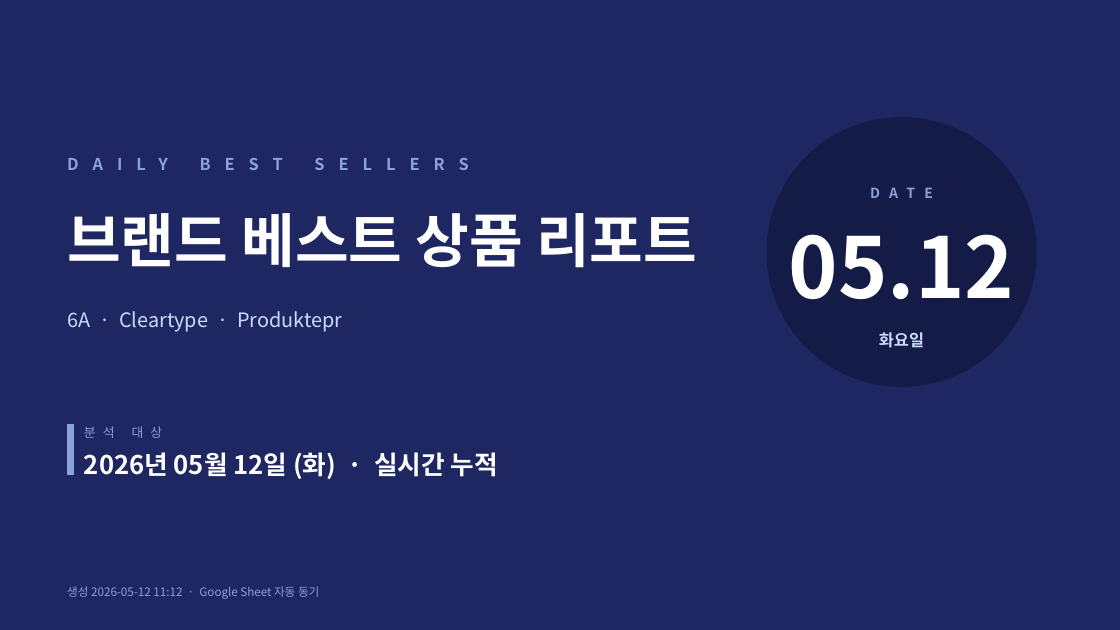
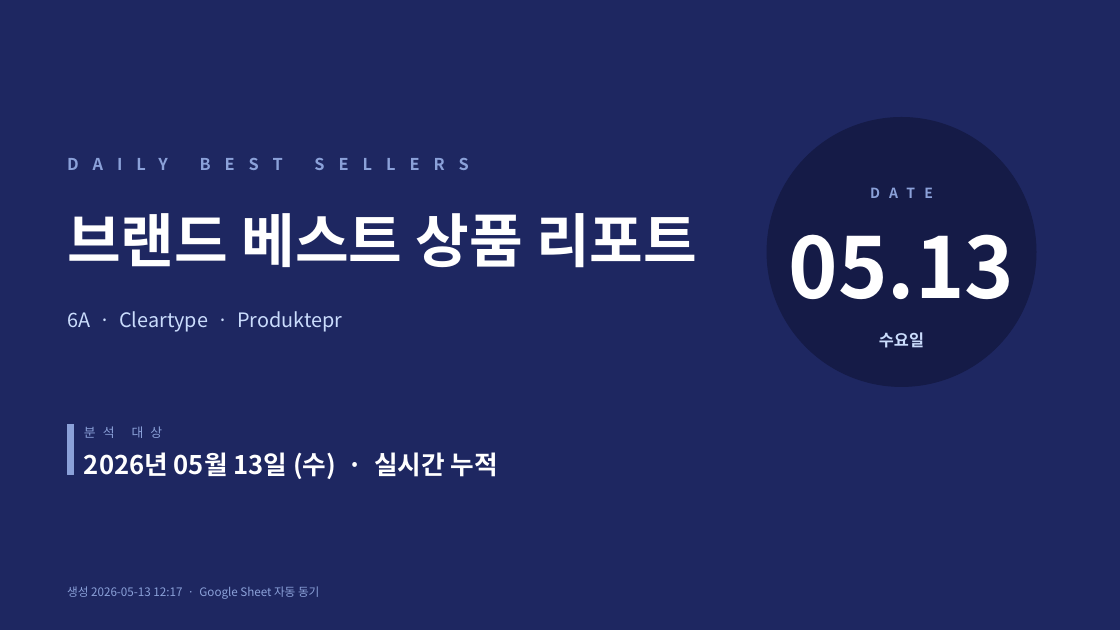
Before and after one commit to j65209/Brightbeed, a slide deck: slide 1 of data/sales-report.pptx. Drawn at 1120x630 pixels with LibreOffice and Linux fonts; fonts in the diff are those of the drawing. Boxes give left, top, right and bottom in pixels: in the first picture for what was removed or moved away, otherwise in the second. Text is boxed around its words. In the diff, an @@ line names an element or a change of style, - is before the commit and + after.

```diff
--- a/data/sales-report.pptx
+++ b/data/sales-report.pptx
@@ text at box(789, 234, 1015, 299): text changed @@
-05.12
+05.13
@@ text at box(879, 332, 924, 348): text changed @@
-화요일
+수요일
@@ text at box(84, 452, 498, 479): text changed @@
-2026년 05월 12일 (화) · 실시간 누적
+2026년 05월 13일 (수) · 실시간 누적
@@ text at box(67, 586, 319, 599): text changed @@
-생성 2026-05-12 11:12 · Google Sheet 자동 동기
+생성 2026-05-13 12:17 · Google Sheet 자동 동기
```
Also in this commit, not shown: 6 other slides changed.
